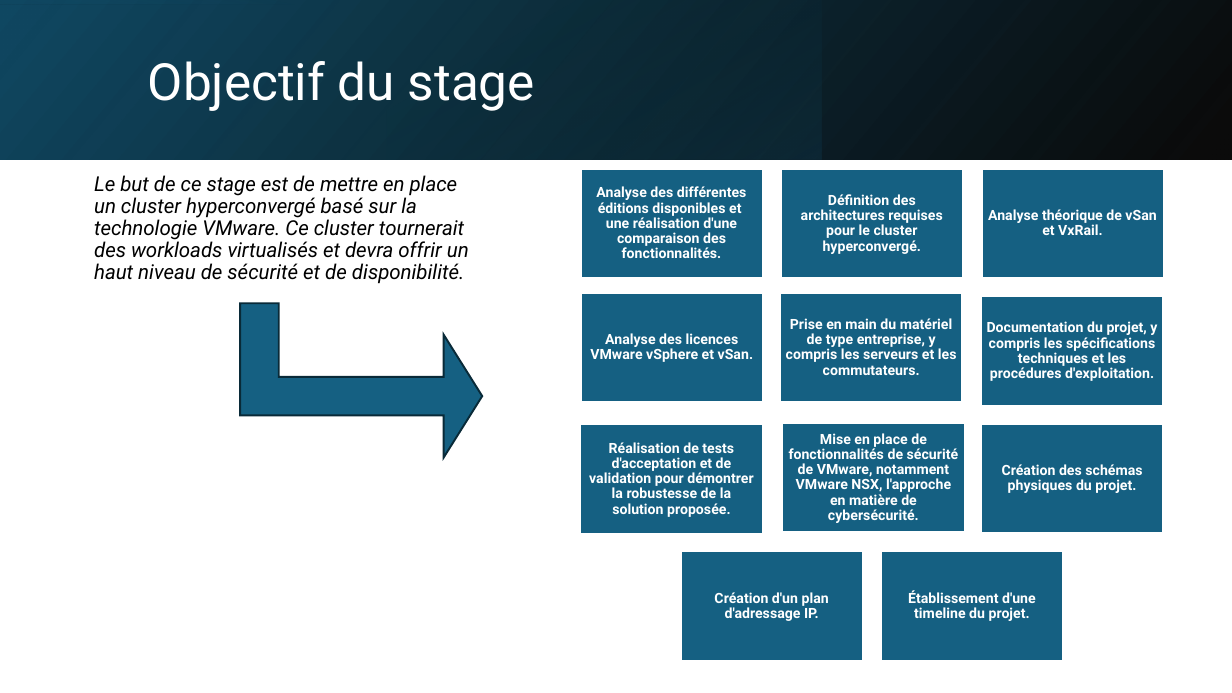
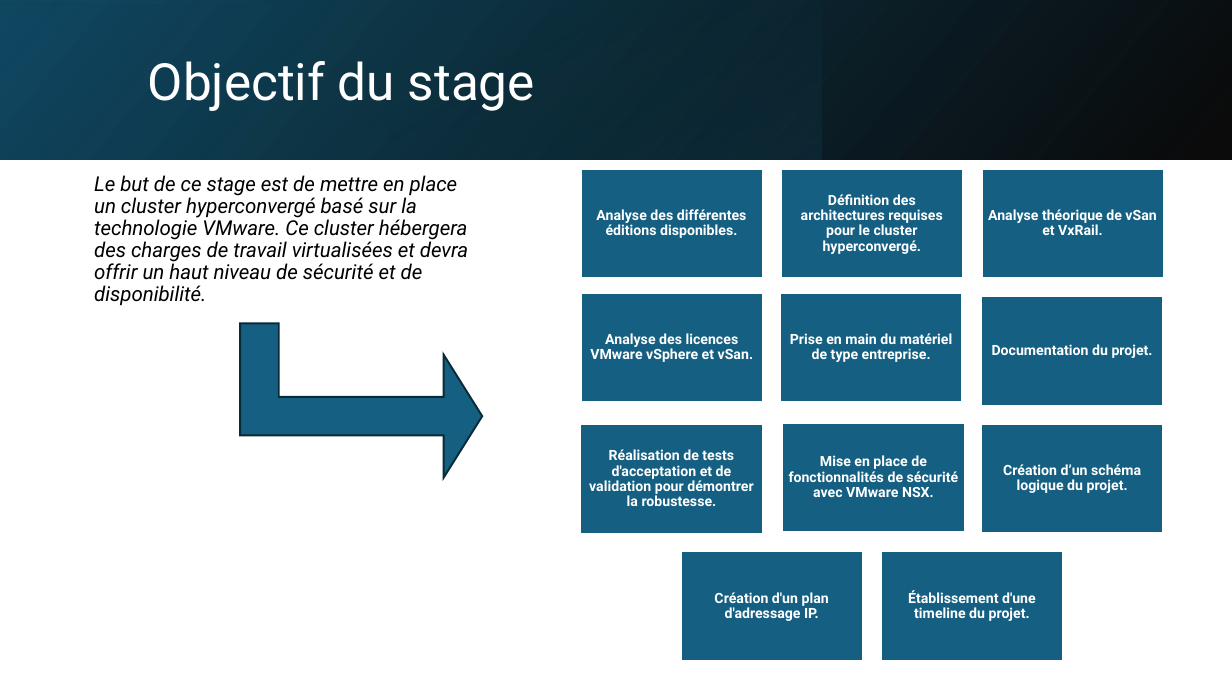
Before and after one commit to Vinc1347900/Stage_Henallux, a slide deck: slide 4 of TFE/DHAIMI_Vincent_PP_TFE.pptx. Drawn at 1232x693 pixels with LibreOffice and Linux fonts; fonts in the diff are those of the drawing. Boxes give left, top, right and bottom in pixels: in the first picture for what was removed or moved away, otherwise in the second. Text is boxed around its words. In the diff, an @@ line names an element or a change of style, - is before the commit and + after.

```diff
--- a/TFE/DHAIMI_Vincent_PP_TFE.pptx
+++ b/TFE/DHAIMI_Vincent_PP_TFE.pptx
@@ text at <box>94,175,468,306</box>: text changed @@
-Le but de ce stage est de mettre en place un cluster hyperconvergé basé sur la technologie VMware. Ce cluster tournerait des workloads virtualisés et devra offrir un haut niveau de sécurité et de disponibilité.
+Le but de ce stage est de mettre en place un cluster hyperconvergé basé sur la technologie VMware. Ce cluster hébergera des charges de travail virtualisées et devra offrir un haut niveau de sécurité et de disponibilité.
@@ text in freeform shape at <box>596,209,747,238</box>: text changed @@
-Analyse des différentes éditions disponibles et une réalisation d'une comparaison des fonctionnalités.
+Analyse des différentes éditions disponibles.
@@ bent up arrow: place and size @@
-bent up arrow at <box>240,304,482,458</box>
+bent up arrow at <box>240,323,482,477</box>
@@ text in freeform shape at <box>790,333,953,362</box>: text changed @@
-Prise en main du matériel de type entreprise, y compris les serveurs et les commutateurs.
+Prise en main du matériel de type entreprise.
@@ text in freeform shape at <box>992,344,1153,358</box>: text changed @@
-Documentation du projet, y compris les spécifications techniques et les procédures d'exploitation.
+Documentation du projet.
@@ text in freeform shape at <box>589,449,753,506</box>: text changed @@
-Réalisation de tests d'acceptation et de validation pour démontrer la robustesse de la solution proposée.
+Réalisation de tests d'acceptation et de validation pour démontrer la robustesse.
@@ text in freeform shape at <box>789,455,959,497</box>: text changed @@
-Mise en place de fonctionnalités de sécurité de VMware, notamment VMware NSX, l'approche en matière de cybersécurité.
+Mise en place de fonctionnalités de sécurité avec VMware NSX.
@@ text in freeform shape at <box>1003,464,1141,493</box>: text changed @@
-Création des schémas physiques du projet.
+Création d’un schéma logique du projet.
```
Also in this commit, not shown: 3 other slides changed.
